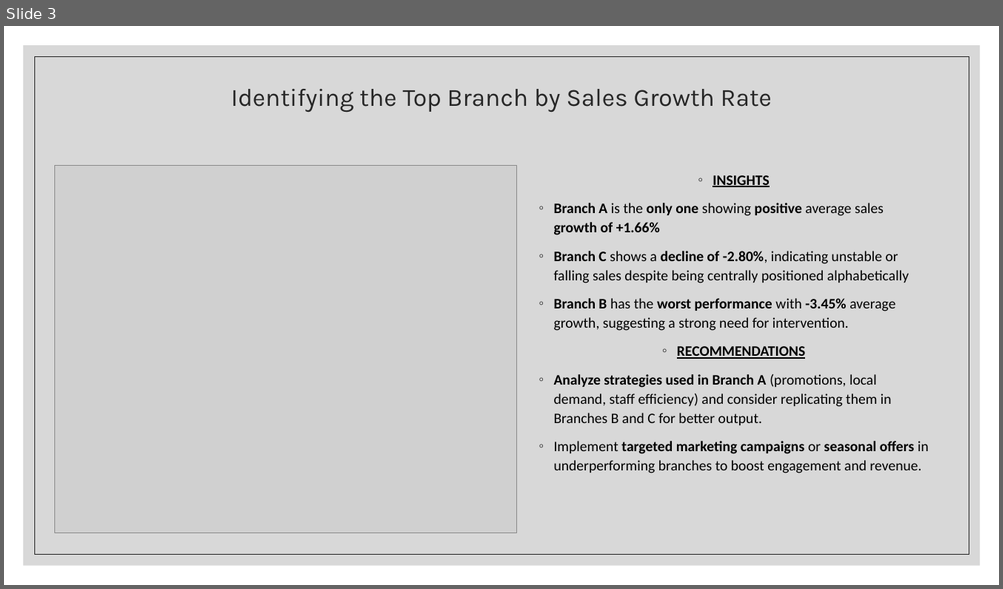
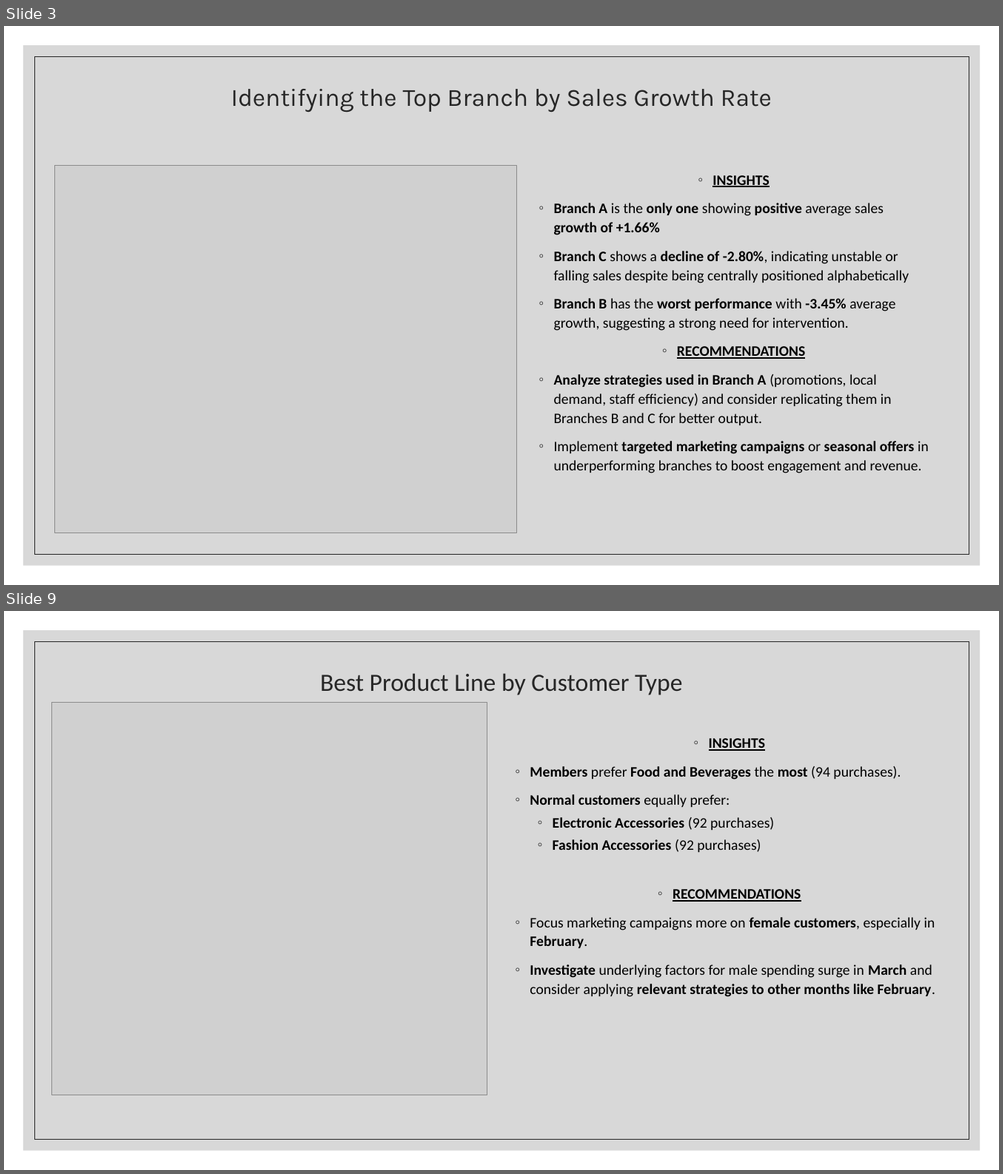
Before and after one commit to ajaythakur958/Walmart-Sales-analysis, a slide deck: Walmart analysis.pptx. Shown one above the other, each under a label of ours: slide 3 before the commit, slides 3 and 9 after it; the slides between them are not shown. The pictures are 1003x589 and 1003x1174 pixels, drawn with LibreOffice and Linux fonts; fonts in the diff are those of the drawing; grey boxes stand for pictures. Boxes give left, top, right and bottom in pixels: in the first picture for what was removed or moved away, otherwise in the second. Text is boxed around its words. In the diff, an @@ line names an element or a change of style, - is before the commit and + after.

```diff
--- a/Walmart analysis.pptx
+++ b/Walmart analysis.pptx
@@ slide 9 added at <box>4,611,999,1170</box>, background #FFFFFF; not listed: 2 template elements that a slide beside it also shows @@
@@ title added at <box>320,673,682,695</box>, 24 pt, text #262626 @@
+Best Product Line by Customer Type
@@ picture added at <box>52,703,486,1095</box> @@
@@ text added at <box>529,738,935,997</box>, 14 pt, text #000000, bold @@
+◦ INSIGHTS
+◦ Members prefer Food and Beverages the most (94 purchases).
+◦ Normal customers equally prefer:
+  ◦ Electronic Accessories (92 purchases)
+  ◦ Fashion Accessories (92 purchases)
+◦ RECOMMENDATIONS
+◦ Focus marketing campaigns more on female customers, especially in February.
+◦ Investigate underlying factors for male spending surge in March and consider applying relevant strategies to other months like February.
```
Also in this commit, not shown: 2 slides changed, 4 other slides added, 1 slide removed, 2 other files.
